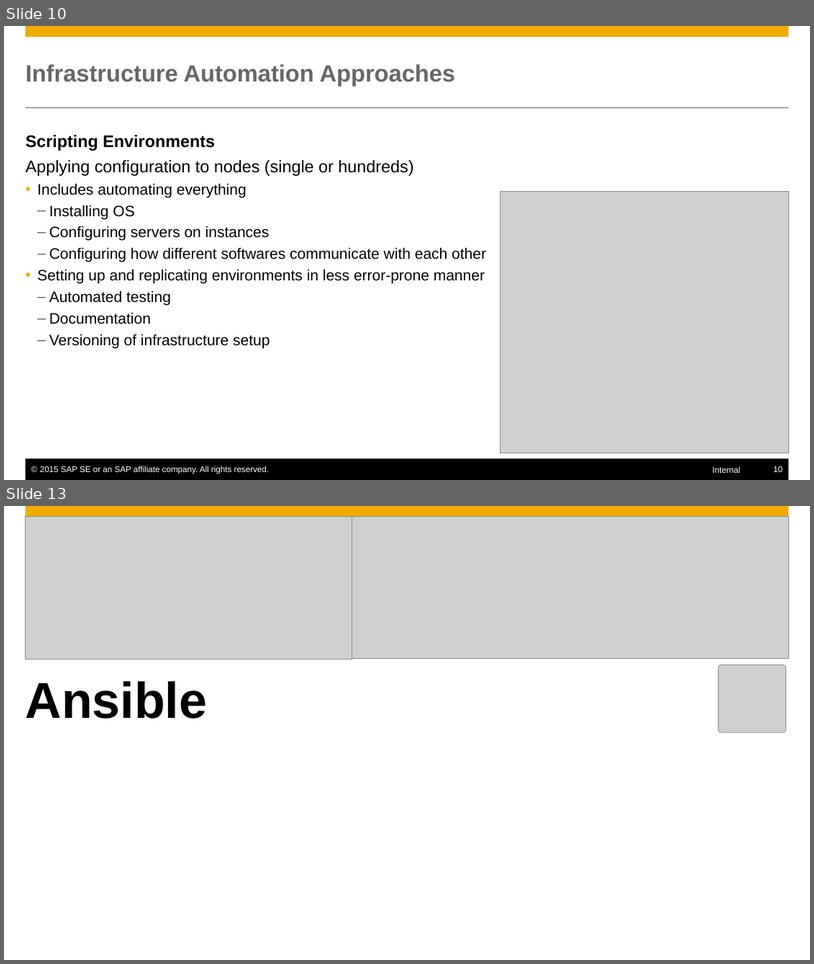
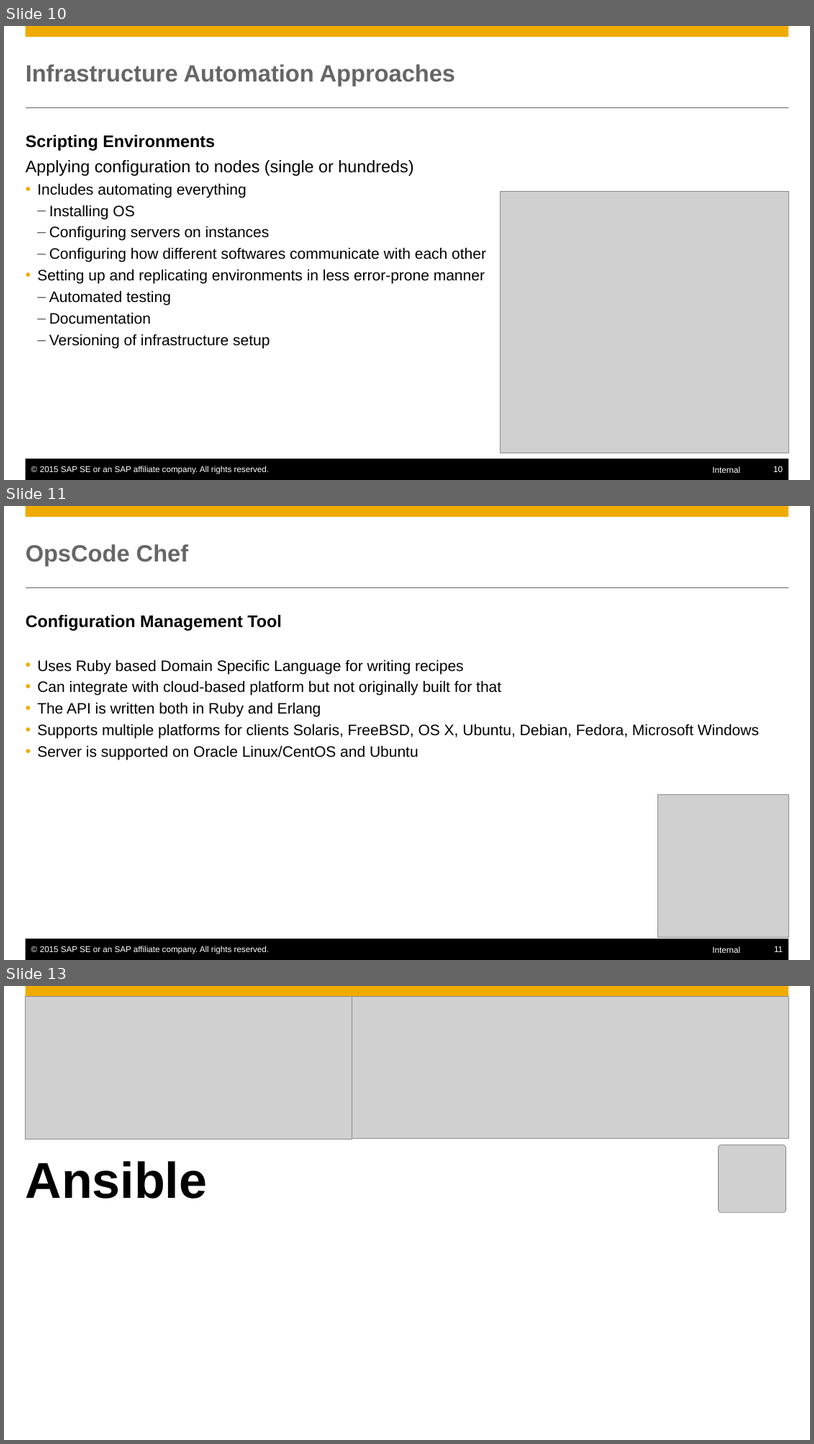
Before and after one commit to Hingo/ansible_meteor, a slide deck: presentation/slides.pptx. Shown one above the other, each under a label of ours: slides 10 and 13 before the commit, slides 10, 11 and 13 after it; the slides between them are not shown. The pictures are 814x964 and 814x1444 pixels, drawn with LibreOffice and Linux fonts; fonts in the diff are those of the drawing; grey boxes stand for pictures; background and template pictures are left out. Boxes give left, top, right and bottom in pixels: in the first picture for what was removed or moved away, otherwise in the second. Text is boxed around its words. In the diff, an @@ line names an element or a change of style, - is before the commit and + after.

```diff
--- a/presentation/slides.pptx
+++ b/presentation/slides.pptx
@@ slide 11 added at bbox=[4, 506, 810, 960], background #FFFFFF; not listed: 6 template elements that a slide beside it also shows @@
@@ title added at bbox=[26, 544, 188, 566], 28 pt, text #666666, bold @@
+OpsCode Chef
@@ text added at bbox=[26, 615, 759, 760], 18 pt, text #000000 @@
+Configuration Management Tool
+    • Uses Ruby based Domain Specific Language for writing recipes
+    • Can integrate with cloud-based platform but not originally built for that
+    • The API is written both in Ruby and Erlang
+    • Supports multiple platforms for clients Solaris, FreeBSD, OS X, Ubuntu, Debian, Fedora, Microsoft Windows
+    • Server is supported on Oracle Linux/CentOS and Ubuntu
@@ picture added at bbox=[658, 794, 789, 937] @@
```
Also in this commit, not shown: 4 slides changed, 2 other slides added, 7 slides removed.
